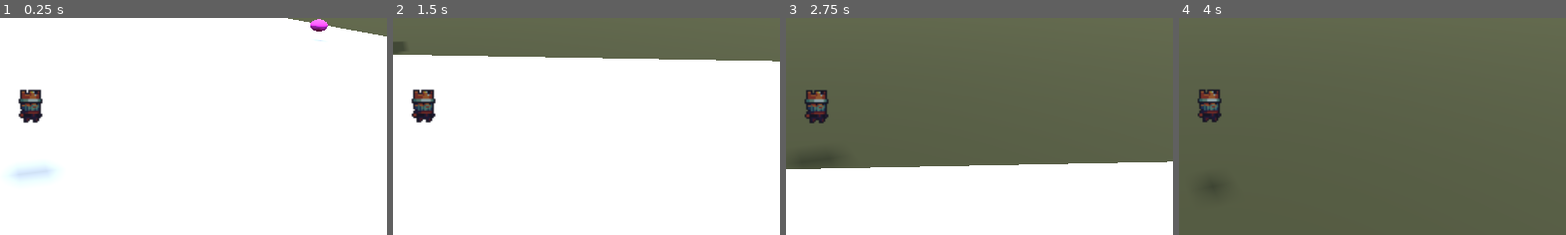
Above: before the commit, frames 1-4 (left to right).
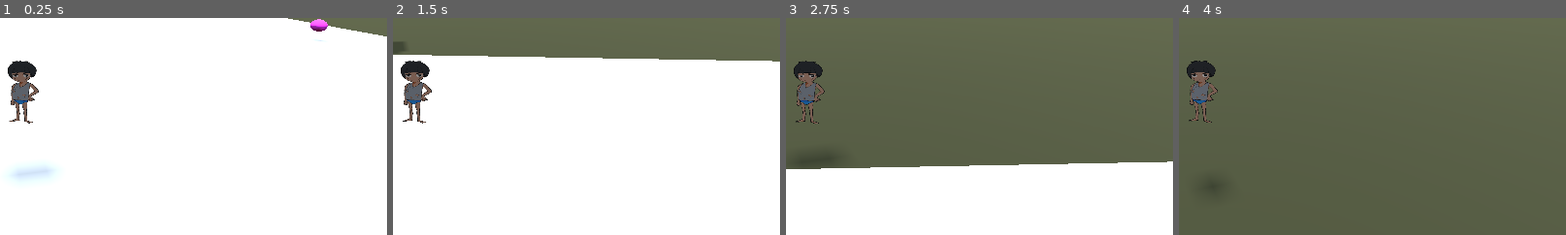
Above: after the commit, the same moments.

Repository: BetterBlood/Smoker_Guy
Game: Godot game, scene res://scenes/main.tscn
Same seed, same stepped clock (60 frames per second), same inputs: the game is played once before the commit and once after it.
Inputs (mouse positions are % of the whole screen's width and height, from its top left):
- Up to frame 1 (0.25 s): no input
- Up to frame 2 (1.5 s): tap Enter (ui_accept) at 0.5 s; move the mouse to (55, 50) at 0.52 s; hold F (Interact) 0.53-1.28 s; hold W (move_forward) from 0.53 s (still down); tap Space (jump) at 0.77 s; move the mouse to (45, 50) at 1.27 s; tap F (Interact) at 1.35 s
- Up to frame 3 (2.75 s): keep holding W (move_forward); tap Space (jump) at 1.52 s; move the mouse to (52, 48) at 2.02 s; hold F (Interact) from 2.03 s (still down)
- Up to frame 4 (4 s): keep holding W (move_forward); move the mouse to (49, 52) at 2.77 s; release F (Interact) at 2.78 s; tap F (Interact) at 2.85 s; tap Space (jump) at 3.02, 3.77 s; move the mouse to (57, 51) at 3.52 s; hold F (Interact) from 3.53 s (still down)
The pictures show only the part of the screen within x 46-96%, y 49-99%; the shares and areas given below are measured in that part.

The runs differ from the first frame. In frame 1, 1.8% of the frame differs, in the area x 2-12%, y 19-49%; in frame 2, 1.8%; in frame 3, 1.7%; in frame 4, 1.7%.

Commit message:
Add 2D sprites

Diff:
--- a/scenes/enemy.tscn
+++ b/scenes/enemy.tscn
@@ -1,16 +1,8 @@
-[gd_scene load_steps=8 format=3 uid="uid://b3utv1asyo0gj"]
+[gd_scene load_steps=6 format=3 uid="uid://b3utv1asyo0gj"]
 
 [ext_resource type="Script" path="res://scripts/Enemy.gd" id="1_y30oo"]
+[ext_resource type="Texture2D" uid="uid://u3ywgx7npqxm" path="res://assets/alert_guard.png" id="2_4h5hk"]
 [ext_resource type="PackedScene" uid="uid://52gbq5fabglk" path="res://scenes/sound_receiver.tscn" id="2_m7243"]
-
-[sub_resource type="CapsuleMesh" id="CapsuleMesh_227hy"]
-
-[sub_resource type="StandardMaterial3D" id="StandardMaterial3D_1k51d"]
-albedo_color = Color(0, 0, 0, 1)
-metallic_specular = 0.0
-
-[sub_resource type="BoxMesh" id="BoxMesh_wj44l"]
-material = SubResource("StandardMaterial3D_1k51d")
 
 [sub_resource type="BoxShape3D" id="BoxShape3D_baocp"]
 size = Vector3(0.9, 1.9, 0.9)
@@ -22,13 +14,6 @@
 [node name="Enemy" type="CharacterBody3D"]
 transform = Transform3D(0.703438, 0, 0, 0, 0.660562, 0, 0, 0, 0.742559, 0, 0, 0)
 script = ExtResource("1_y30oo")
-
-[node name="Body" type="MeshInstance3D" parent="."]
-mesh = SubResource("CapsuleMesh_227hy")
-
-[node name="Glasses" type="MeshInstance3D" parent="."]
-transform = Transform3D(0.8, 0, 0, 0, 0.3, 0, 0, 0, 0.525, 0, 0.54, -0.34)
-mesh = SubResource("BoxMesh_wj44l")
 
 [node name="CollisionShape3D" type="CollisionShape3D" parent="."]
 shape = SubResource("BoxShape3D_baocp")
@@ -110,4 +95,9 @@
 [node name="SoundReceiver" parent="Ear" instance=ExtResource("2_m7243")]
 transform = Transform3D(1, 0, 0, 0, 1, 0, 0, 0, 1, 0, -0.568207, 0)
 
+[node name="Body" type="Sprite3D" parent="."]
+transform = Transform3D(1, 0, 0, 0, 1, 0, 0, 0, 1, -1.58702, 1.89296, 0)
+billboard = 1
+texture = ExtResource("2_4h5hk")
+
 [connection signal="sound_detected" from="Ear/SoundReceiver" to="." method="_on_sound_receiver_sound_detected"]
--- a/scenes/main.tscn
+++ b/scenes/main.tscn
@@ -100,7 +100,7 @@
 [node name="B" type="Node3D" parent="Enemy2/PatrolPoints"]
 transform = Transform3D(0.703438, 0, 0, 0, 0.660562, 0, 0, 0, 0.742559, -24.3389, 1.18901, -8.39092)
 
-[node name="B2" type="Node3D" parent="Enemy2/PatrolPoints"]
+[node name="C" type="Node3D" parent="Enemy2/PatrolPoints"]
 transform = Transform3D(0.703438, 0, 0, 0, 0.660562, 0, 0, 0, 0.742559, -37.4932, 1.18901, 5.64345)
 
 [node name="InteractionStatic" parent="." instance=ExtResource("3_7tarn")]
--- a/scenes/player.tscn
+++ b/scenes/player.tscn
@@ -1,15 +1,15 @@
 [gd_scene load_steps=7 format=3 uid="uid://b5dpenco0nwh"]
 
 [ext_resource type="Script" path="res://scripts/player.gd" id="1_unpyb"]
-[ext_resource type="Texture2D" uid="uid://bu64do1intk44" path="res://characters.png" id="2_d2o4b"]
+[ext_resource type="Texture2D" uid="uid://clx83dlfkocev" path="res://assets/kid.png" id="2_ikrn2"]
 
 [sub_resource type="StandardMaterial3D" id="StandardMaterial3D_vmoi8"]
 transparency = 1
-albedo_texture = ExtResource("2_d2o4b")
+albedo_texture = ExtResource("2_ikrn2")
 
 [sub_resource type="PlaneMesh" id="PlaneMesh_ch3xg"]
 material = SubResource("StandardMaterial3D_vmoi8")
-size = Vector2(0.3, 0.5)
+size = Vector2(1, 1)
 
 [sub_resource type="BoxShape3D" id="BoxShape3D_pvdb1"]
 size = Vector3(0.6, 0.7, 0.1)
@@ -27,7 +27,7 @@
 script = ExtResource("1_unpyb")
 
 [node name="MeshInstance3D" type="MeshInstance3D" parent="."]
-transform = Transform3D(1, 0, 0, 0, -4.37114e-08, -1, 0, 1, -4.37114e-08, 0, 0, 0)
+transform = Transform3D(1, 0, 0, 0, -4.37114e-08, -1, 0, 1, -4.37114e-08, 0, 0.308785, 0)
 mesh = SubResource("PlaneMesh_ch3xg")
 
 [node name="CollisionShape3D" type="CollisionShape3D" parent="."]
--- a/scripts/Enemy.gd
+++ b/scripts/Enemy.gd
@@ -31,6 +31,8 @@
 func _physics_process(delta):
 	# Calculate the direction vector from the enemy to the target
 	var direction = (target - position).normalized()
+	#$Body.look_at(player.global_transform.origin, Vector3.UP)
+
 	position += direction * speed * delta
 	if (!alerted):
 		look_at(target, Vector3.UP)
@@ -41,6 +43,7 @@
 	else:
 		target = Vector3(player.position.x, position.y, player.position.z)
 		look_at(target, Vector3.UP)
+
 
 	move_and_slide()
 
@@ -57,9 +60,9 @@
 func set_alerted():
 	speed += 2
 	$VisionCone.queue_free()
-	var mat = StandardMaterial3D.new()
-	mat.albedo_color = Color.RED
-	$Body.set_surface_override_material(0, mat)
+	#var mat = StandardMaterial3D.new()
+	#mat.albedo_color = Color.RED
+	#$Body.set_surface_override_material(0, mat)
 
 
 func _on_sound_receiver_sound_detected(other_position: Vector3) -> void:
Binary file added: assets/alert_guard.png
Binary file added: assets/kid.png
